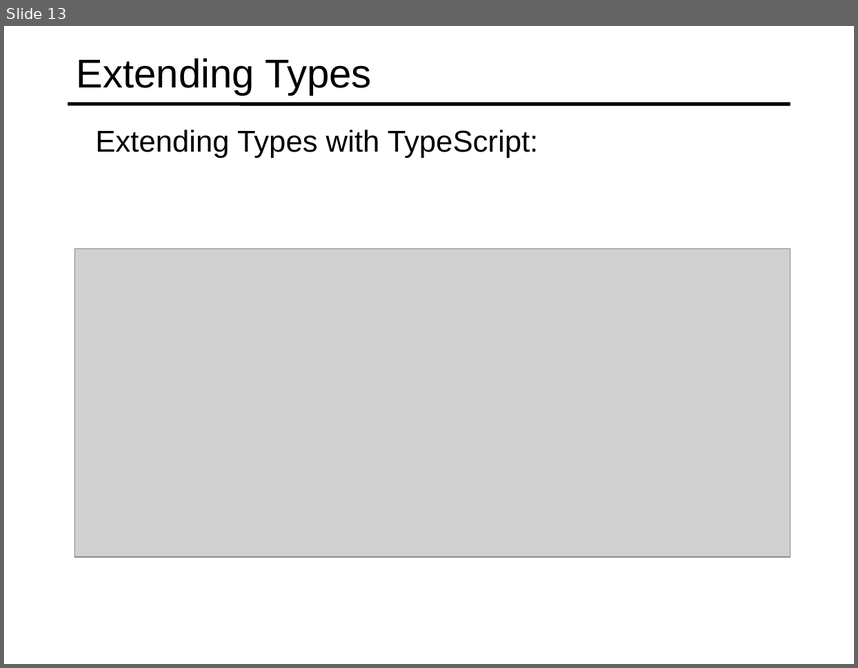
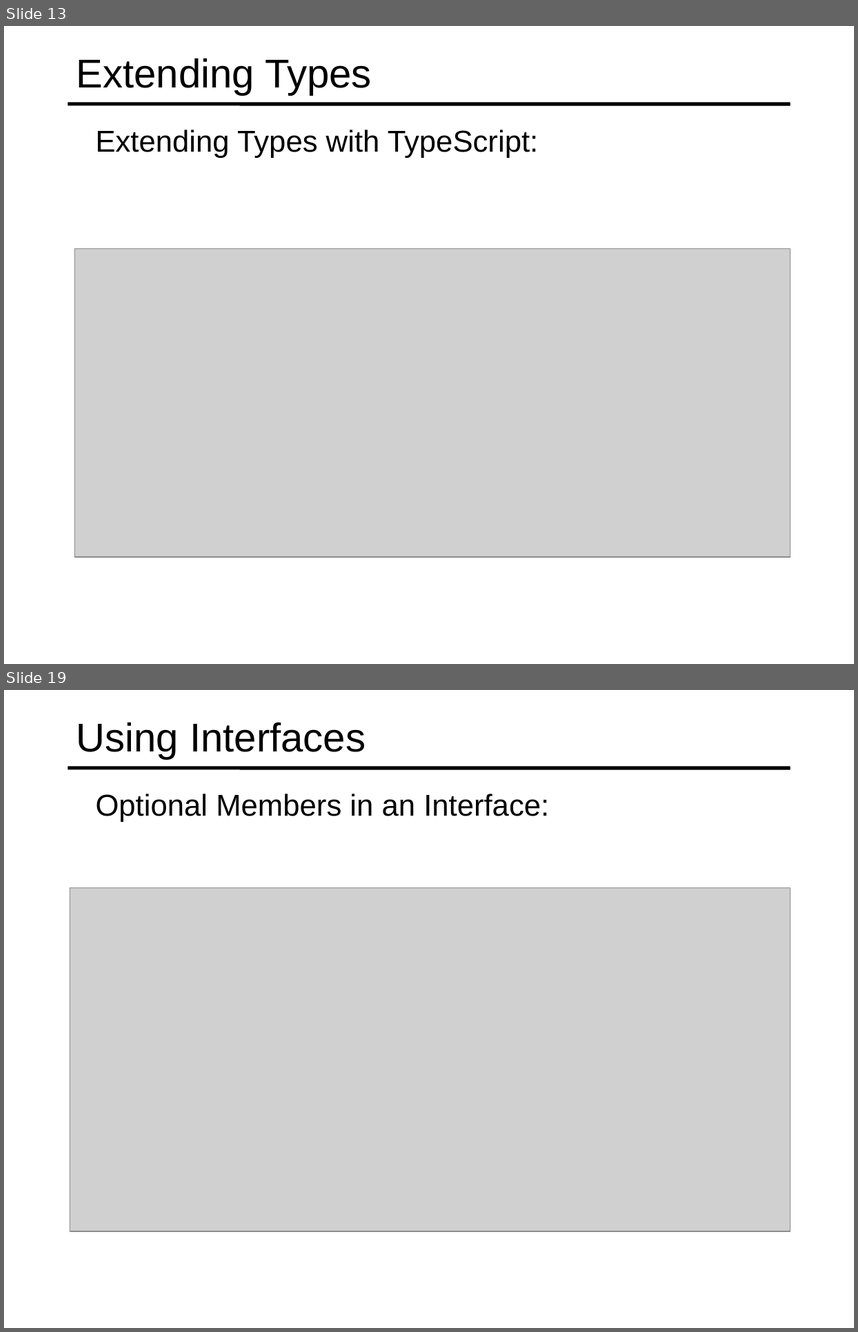
Before and after one commit to specter01wj/Jago_Link_Training, a slide deck: Angular/Angular7/TypeScript Fundamentals/3.Classes and Interfaces/L3_Classes and Interfaces.ppt. Shown one above the other, each under a label of ours: slide 13 before the commit, slides 13 and 19 after it; the slides between them are not shown. The pictures are 858x668 and 858x1332 pixels, drawn with LibreOffice and Linux fonts; fonts in the diff are those of the drawing; grey boxes stand for pictures. Boxes give left, top, right and bottom in pixels: in the first picture for what was removed or moved away, otherwise in the second. Text is boxed around its words. In the diff, an @@ line names an element or a change of style, - is before the commit and + after.

```diff
--- a/Angular/Angular7/TypeScript Fundamentals/3.Classes and Interfaces/L3_Classes and Interfaces.ppt
+++ b/Angular/Angular7/TypeScript Fundamentals/3.Classes and Interfaces/L3_Classes and Interfaces.ppt
@@ slide 19 added at (4,690,854,1328), background #FFFFFF; not listed: 1 template element that a slide beside it also shows @@
@@ title added at (76,722,366,759), 34 pt, text #000000 @@
+Using Interfaces
@@ text added at (96,793,549,822), 25.5 pt, text #000000 @@
+  Optional Members in an Interface:
@@ picture added at (70,887,791,1231) @@
```
Also in this commit, not shown: 1 slide changed, 9 other slides added, 16 slides removed.
